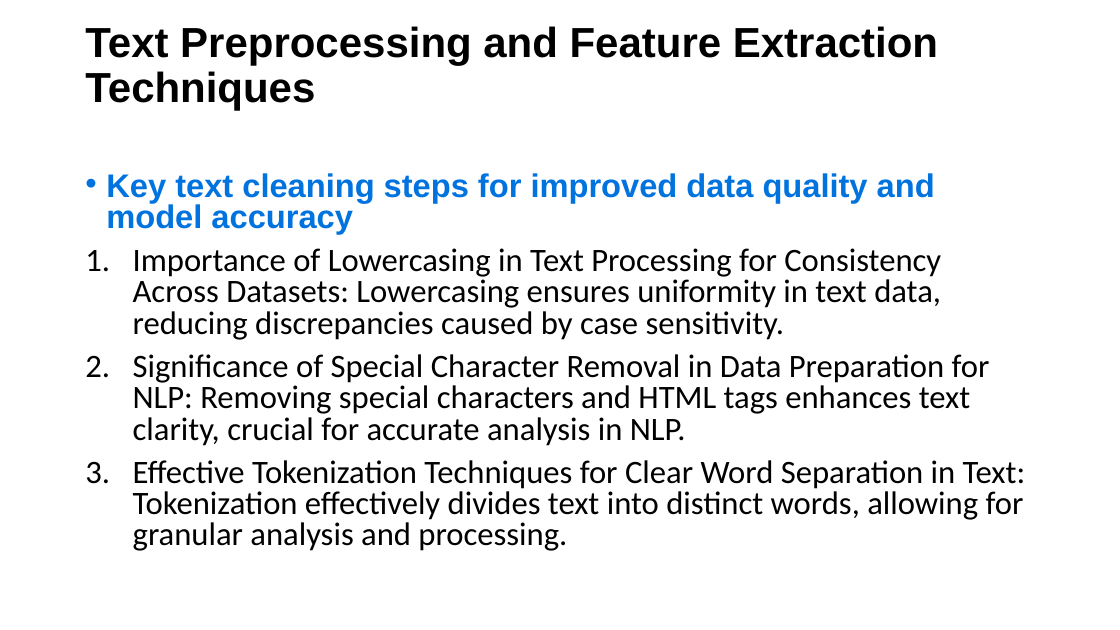
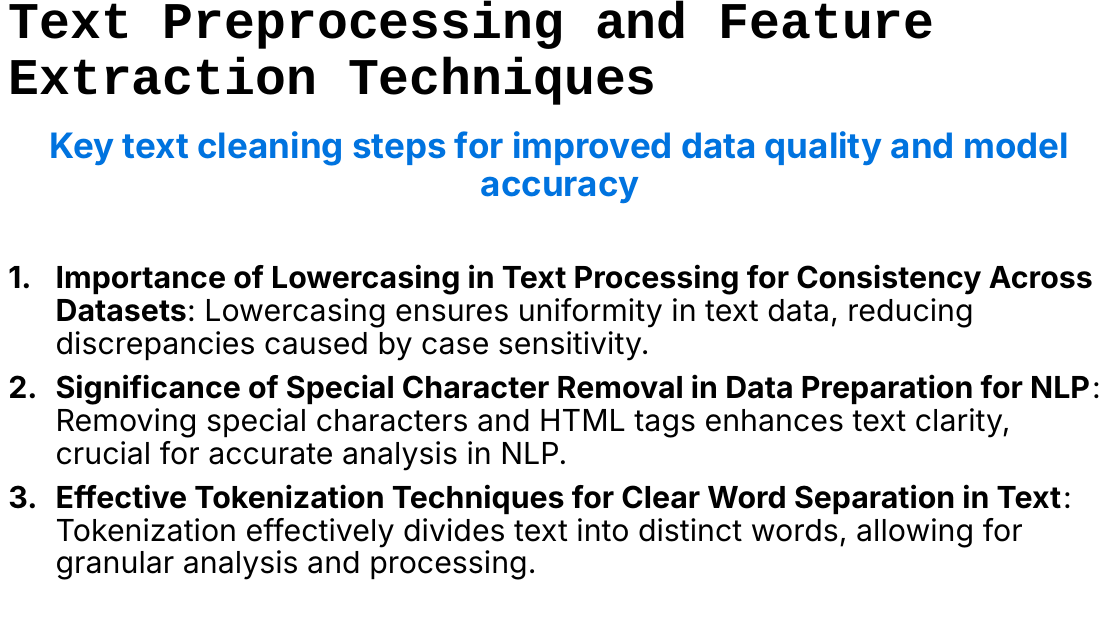
Before and after one commit to nteitsnik/ML_P2, a slide deck: slide 10 of Fake News Detection with Machine Learning.pptx (slide 14 before the commit). Drawn at 1120x630 pixels with LibreOffice and Linux fonts; fonts in the diff are those of the drawing. Boxes give left, top, right and bottom in pixels: in the first picture for what was removed or moved away, otherwise in the second. Text is boxed around its words. In the diff, an @@ line names an element or a change of style, - is before the commit and + after.

```diff
--- a/Fake News Detection with Machine Learning.pptx
+++ b/Fake News Detection with Machine Learning.pptx
@@ title "Text Preprocessing and Feature Extraction ...": place and size @@
-title "Text Preprocessing and Feature Extraction ..." at <box>85,26,938,111</box>
+title "Text Preprocessing and Feature Extraction ..." at <box>8,1,935,105</box>
@@ title "Text Preprocessing and Feature Extraction ..." at <box>8,1,935,105</box>: size 36 to 44.1 pt, font Arial to Courier New @@
@@ text "Key text cleaning steps for ...": place and size @@
-text "Key text cleaning steps for ..." at <box>106,173,1026,551</box>
+text "Key text cleaning steps for ..." at <box>50,131,1101,580</box>
@@ text "Key text cleaning steps for ..." at <box>50,131,1101,580</box>: size 28 to 30 pt, font Arial to Inter in "Key text cleaning steps for improved data ..."; size 28 to 26 pt, font Calibri to Inter, bold on in "Importance of Lowercasing in Text Processing for ...", "Significance of Special Character Removal in Data ...", "Effective Tokenization Techniques for Clear Word Separation ..."; alignment left to centre; bullet • to none; line spacing 0.8 to 0.9 @@
```
Also in this commit, not shown: 7 other slides changed, 13 slides added, 14 slides removed.
